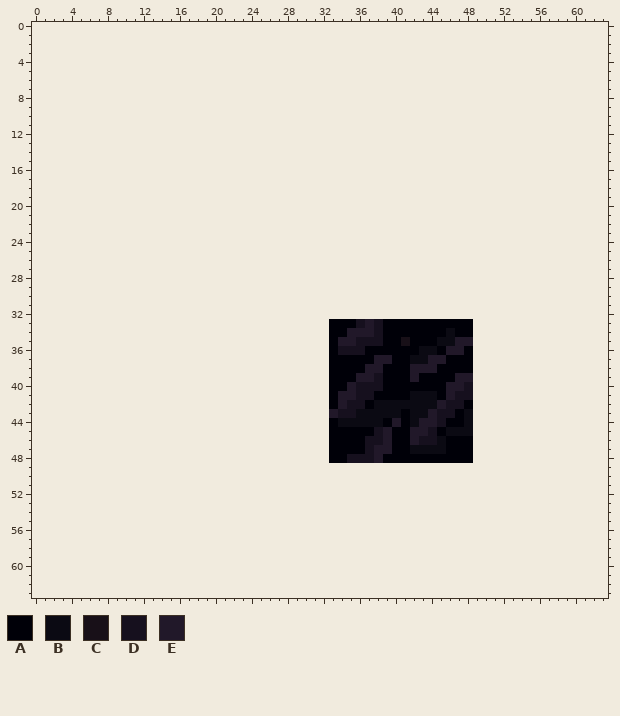
Pixel-art sprite, stored at images/shared-0-sheet6.png. The picture above was drawn from the file before the commit.
The file is 16x16 pixels. Colours within 5 levels of each other are drawn and written as one. The old version is drawn lined up with the new one, on the new canvas.
Palette (. is transparent): A #000008  B #0b0a13  C #181018  D #16101e  E #211829
Pixels before (only the part around the change), first column x 0:
 0 ...........................................................
 1 ...........................................................
 2 ...........................................................
 3 ...........................................................
 4 ...........................................................
 5 ...........................................................
 6 ...........................................................
 7 ...........................................................
 8 ...........................................................
 9 ...........................................................
10 ...........................................................
11 ...........................................................
12 ...........................................................
13 ...........................................................
14 ...........................................................
15 ...........................................................
16 ...........................................................
17 ...........................................................
18 ...........................................................
19 ...........................................................
20 ...........................................................
21 ...........................................................
22 ...........................................................
23 ...........................................................
24 ...........................................................
25 ...........................................................
26 ...........................................................
27 ...........................................................
28 ...........................................................
29 ...........................................................
30 ...........................................................
31 ...........................................................
32 ...........................................................
33 .................................AAADEDAAAAAAAAAA..........
34 .................................AAEEEDAAAAAAABAA..........
35 .................................AEEDDDAACAAABBEE..........
36 .................................ADDDAAAAAABBAEEA..........
37 .................................AAAAAEEAABBEEAAA..........
38 .................................AAAAEEAAAEEEAAAA..........
39 .................................AAAEEDAAAEAAAAEE..........
40 .................................AAEDDDAAAAAAAEED..........
41 .................................AEEDDAAAABBBAEDD..........
42 .................................AEDDABBBBBBBEDDA..........
43 .................................EDDBBBBBABBEDDAB..........
44 .................................ABBBBBAEABEEDAAB..........
45 .................................AAAAADEAAEEDABBB..........
46 .................................AAAADDEAAEDDBAAA..........
47 .................................AAAADEEAABBBBAAA..........
48 .................................AADDDEAAAAAAAAAA..........
49 ...........................................................
50 ...........................................................
51 ...........................................................
52 ...........................................................
53 ...........................................................
54 ...........................................................
55 ...........................................................
56 ...........................................................
57 ...........................................................
58 ...........................................................
59 ...........................................................
60 ...........................................................
61 ...........................................................
62 ...........................................................
63 ...........................................................
After the commit:
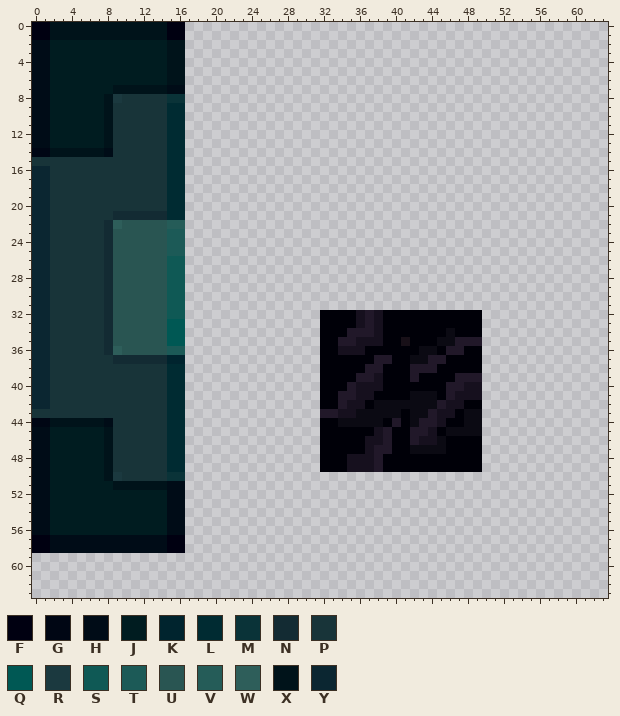
Colours new in this view: F #000011  G #000614  H #000c17  J #001c20  K #00242e  L #002b32  M #0a3338  N #132b33  P #183439  Q #005854  R #1b393f  S #0f5955  T #1c5a57  U #295552  V #255c58  W #2e5e5a  X #00131a  Y #0b2631
The edit:
canvas 16x16 -> 64x64, the old top-left corner now at 33,33
Changed rows in their new state; - is an unchanged pixel.
first column x 0:
 0 FFXXXXXXXXXXXXXFF---------------------------------
 1 FFXXXXXXXXXXXXXFF---------------------------------
 2 HHJJJJJJJJJJJJJXX---------------------------------
 3 HHJJJJJJJJJJJJJXX---------------------------------
 4 HHJJJJJJJJJJJJJXX---------------------------------
 5 HHJJJJJJJJJJJJJXX---------------------------------
 6 HHJJJJJJJJJJJJJXX---------------------------------
 7 HHJJJJJJJXXXXXXHH---------------------------------
 8 HHJJJJJJXRPPPPPMM---------------------------------
 9 HHJJJJJJXPPPPPPLL---------------------------------
10 HHJJJJJJXPPPPPPLL---------------------------------
11 HHJJJJJJXPPPPPPLL---------------------------------
12 HHJJJJJJXPPPPPPLL---------------------------------
13 HHJJJJJJXPPPPPPLL---------------------------------
14 GGXXXXXXHPPPPPPLL---------------------------------
15 PPPPPPPPPPPPPPPLL---------------------------------
16 YYPPPPPPPPPPPPPLL---------------------------------
17 YYPPPPPPPPPPPPPLL---------------------------------
18 YYPPPPPPPPPPPPPLL---------------------------------
19 YYPPPPPPPPPPPPPLL---------------------------------
20 YYPPPPPPPPPPPPPLL---------------------------------
21 YYPPPPPPPNNNNNNLL---------------------------------
22 YYPPPPPPNWUUUUUVV---------------------------------
23 YYPPPPPPNUUUUUUTT---------------------------------
24 YYPPPPPPNUUUUUUTT---------------------------------
25 YYPPPPPPNUUUUUUTT---------------------------------
26 YYPPPPPPNUUUUUUSS---------------------------------
27 YYPPPPPPNUUUUUUSS---------------------------------
28 YYPPPPPPNUUUUUUSS---------------------------------
29 YYPPPPPPNUUUUUUSS---------------------------------
30 YYPPPPPPNUUUUUUSS---------------------------------
31 YYPPPPPPNUUUUUUSS---------------------------------
32 YYPPPPPPNUUUUUUSS---------------AAAADEDAAAAAAAAAAA
33 YYPPPPPPNUUUUUUQQ---------------A----------------A
34 YYPPPPPPNUUUUUUQQ---------------A----------------A
35 YYPPPPPPNUUUUUUQQ---------------A----------------E
36 YYPPPPPPNWUUUUUTT---------------A----------------A
37 YYPPPPPPPNNNNNNKK---------------A----------------A
38 YYPPPPPPPPPPPPPLL---------------A----------------A
39 YYPPPPPPPPPPPPPLL---------------A----------------E
40 YYPPPPPPPPPPPPPLL---------------A----------------D
41 YYPPPPPPPPPPPPPLL---------------A----------------D
42 YYPPPPPPPPPPPPPLL---------------A----------------A
43 PPPPPPPPPPPPPPPLL---------------E----------------B
44 GGXXXXXXHPPPPPPLL---------------A----------------B
45 HHJJJJJJXPPPPPPLL---------------A----------------B
46 HHJJJJJJXPPPPPPLL---------------A----------------A
47 HHJJJJJJXPPPPPPLL---------------A----------------A
48 HHJJJJJJXPPPPPPLL---------------A----------------A
49 HHJJJJJJXPPPPPPLL---------------AAADDDEAAAAAAAAAAA
50 HHJJJJJJXRPPPPPMM---------------------------------
51 HHJJJJJJJXXXXXXHH---------------------------------
52 HHJJJJJJJJJJJJJHH---------------------------------
53 HHJJJJJJJJJJJJJHH---------------------------------
54 HHJJJJJJJJJJJJJHH---------------------------------
55 HHJJJJJJJJJJJJJHH---------------------------------
56 HHJJJJJJJJJJJJJHH---------------------------------
57 FFHHHHHHHHHHHHHFF---------------------------------
58 FFHHHHHHHHHHHHHFF---------------------------------
Pixel boxes of the changes (left, top, right, bottom) in both pictures:
added: (32, 22, 185, 553)
added: (320, 310, 482, 472)
